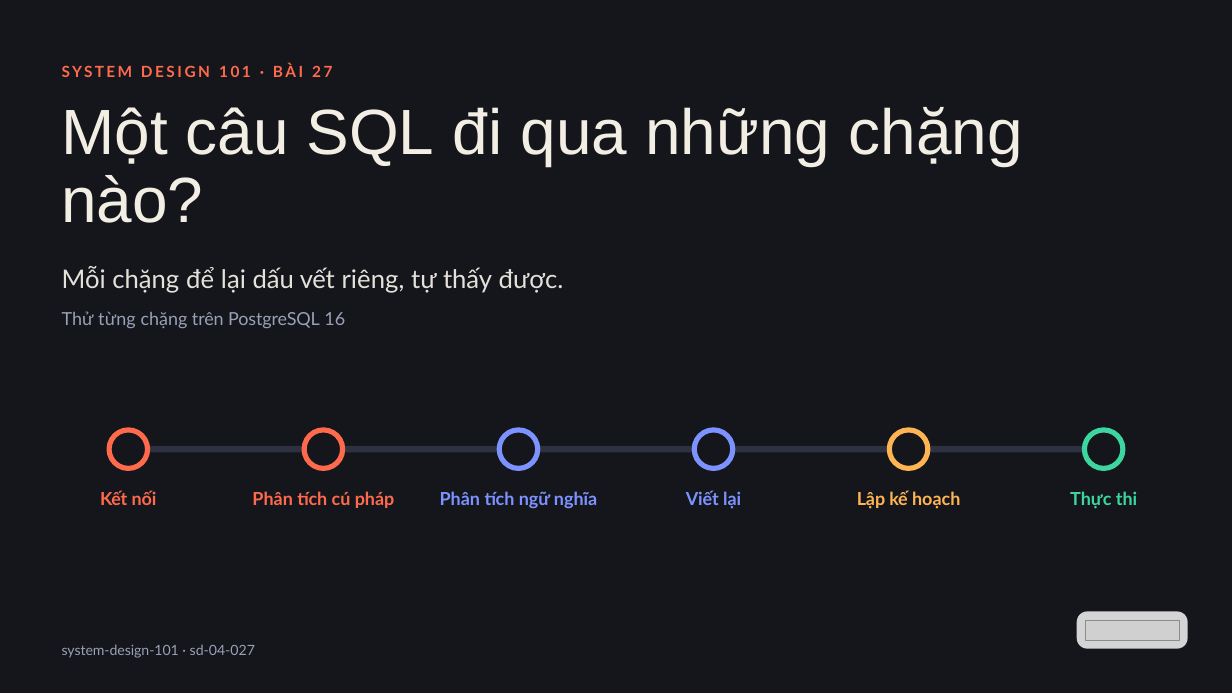
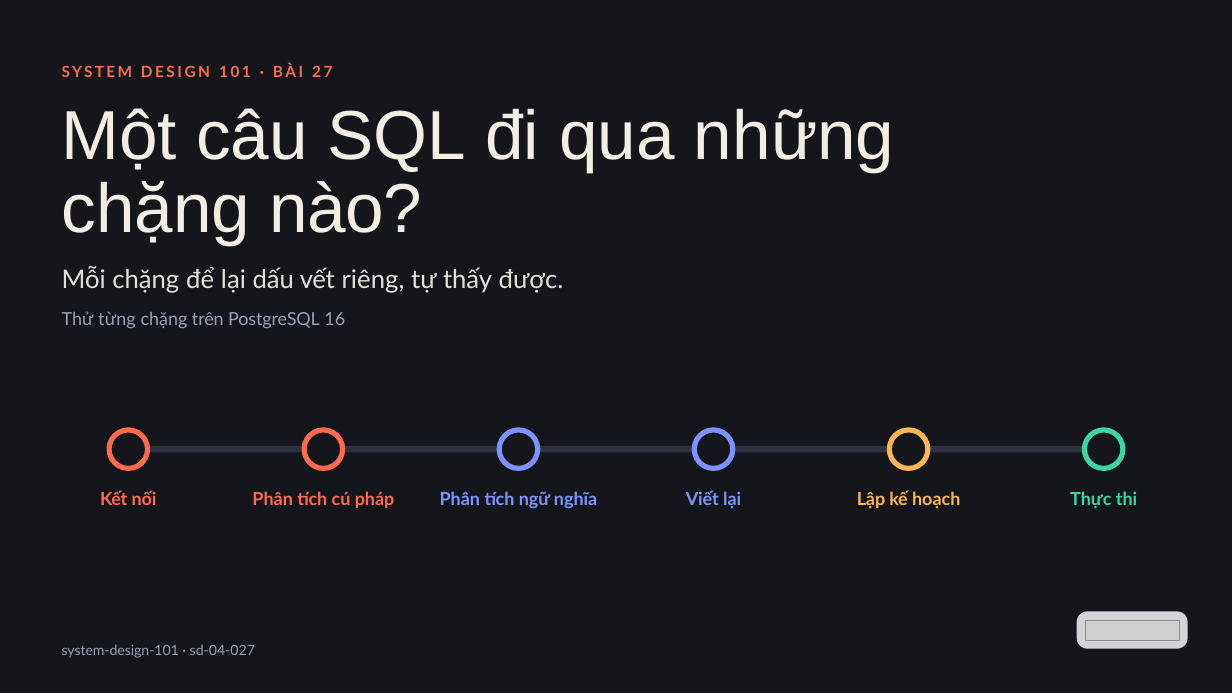
Before and after one commit to vohoailinh90/tool-marketing-studio, a slide deck: slide 1 of system-design-101/vi/lessons/sd-04-027/slides/sd-04-027.pptx. Drawn at 1232x693 pixels with LibreOffice and Linux fonts; fonts in the diff are those of the drawing; grey boxes stand for pictures. Boxes give left, top, right and bottom in pixels: in the first picture for what was removed or moved away, otherwise in the second. Text is boxed around its words. In the diff, an @@ line names an element or a change of style, - is before the commit and + after.

```diff
--- a/system-design-101/vi/lessons/sd-04-027/slides/sd-04-027.pptx
+++ b/system-design-101/vi/lessons/sd-04-027/slides/sd-04-027.pptx
@@ text "Một câu SQL đi qua ..." at bbox=[62, 108, 895, 245]: size 74.8 to 81 pt; letter spacing -0.2 to -0.1 pt in "Một"; letter spacing 0 to -0.1 pt in "SQL"; letter spacing -0.4 to -0.5 pt in "nào?"; line spacing 78.5pt to 85pt @@
```
Also in this commit, not shown: 2 other slides changed, 4 other files.
